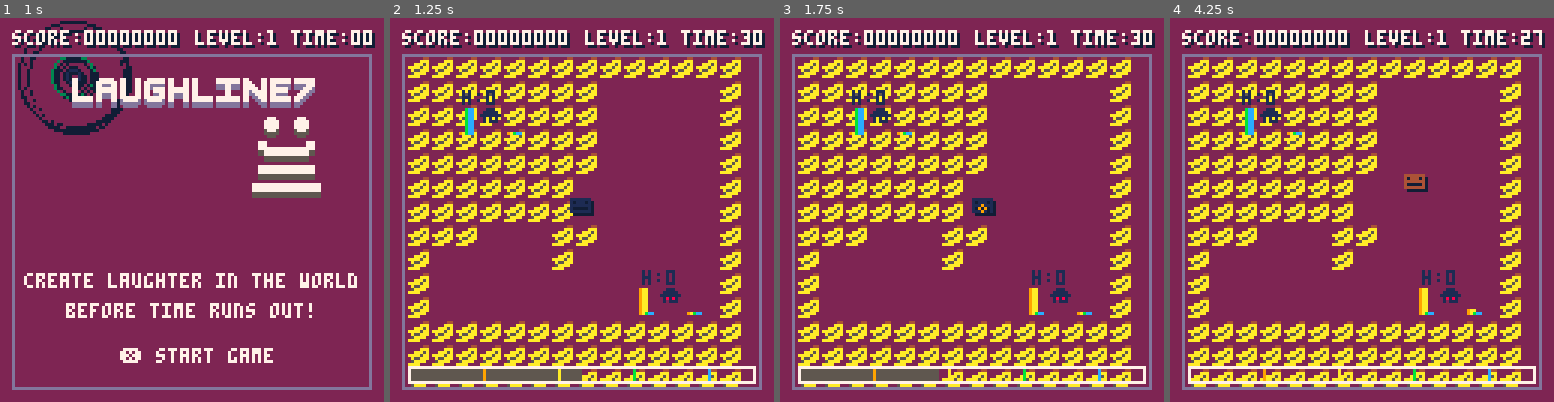
Above: before the commit, frames 1-4 (left to right).
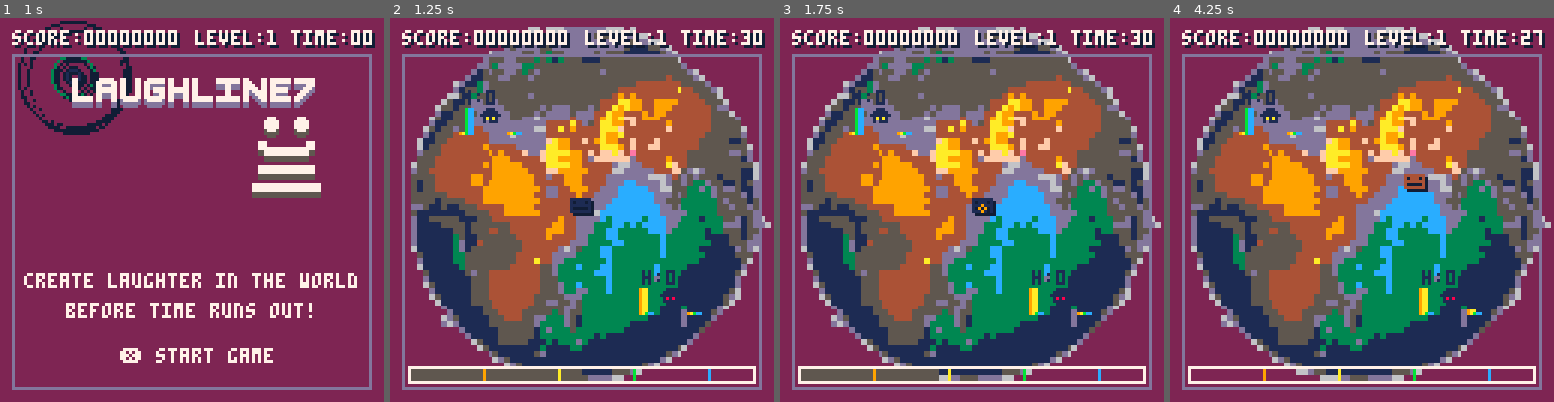
Above: after the commit, the same moments.

Repository: wakass/laughline
Game: PICO-8 cartridge ggj.p8
Same seed, same stepped clock (60 frames per second), same inputs: the game is played once before the commit and once after it.
Inputs:
- Up to frame 1 (1 s): tap X (X key) at 0.33 s; tap O (Z key) at 0.7 s
- Up to frame 2 (1.25 s): tap X (X key) at 1.07 s
- Up to frame 3 (1.75 s): hold Right from 1.6 s (still down); tap O (Z key) at 1.7 s
- Up to frame 4 (4.25 s): tap X (X key) at 1.85, 2.97, 4.08 s; release Right at 2.1 s; tap O (Z key) every 0.4 s from 2.1 to 4.1 s; hold Up 2.15-2.42 s; hold Right 2.47-3.03 s; hold Left 3.08-3.58 s; hold Down 3.63-3.97 s; hold Right from 4.02 s (still down)

Frame 1 is identical in both runs. In frame 2, 68% of the frame differs, in the area x 4-100%, y 2-97%; in frame 3, 68%; in frame 4, 69%.

Commit message:
Additional map changes

Diff:
--- a/entities/map.lua
+++ b/entities/map.lua
@@ -1,8 +1,10 @@
 -- map
 bg=entity:extend({
-	draw=function(_ENV)
-		--sspr(64,64,64,64,0,0,124,124)
-		map(0,0,5,12,14,14)
+	update=function(_ENV)
 
 	end,
+
+	draw=function(_ENV)
+		sspr(64,64,64,64,1,1,126,126)
+	end,
 })
